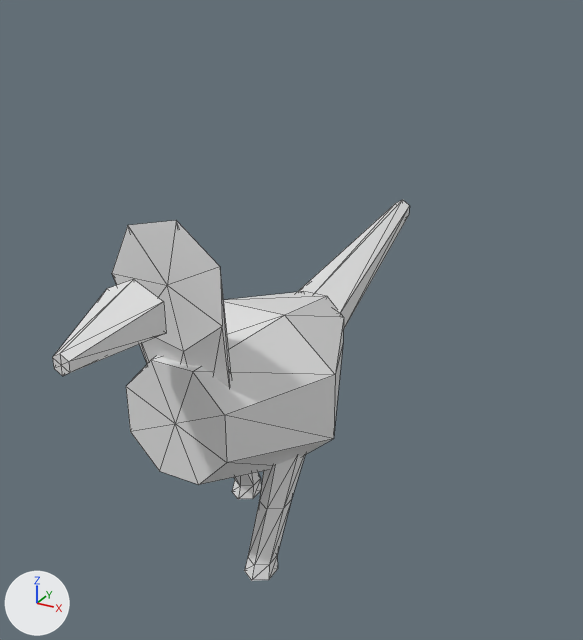
What one commit did to the OBJ model data/animals/arara/walk/6.obj.
Before and after are seen from a 50 mm lens placed at (0.527, -0.844, 0.774), pointed at (-0.007, 0.127, 0.288). The axes (+X, +Y, +Z) are drawn at lower left. The lights are the same throughout. The picture after the commit comes second. Mesh edges are drawn as thin lines. Where no turn or scale is listed for an object, it has been applied to the vertices.

The older version as bpy lines, for what is in view:
```python
me_arara_walk_6 = bpy.data.meshes.new('arara_walk_6')
me_arara_walk_6.from_pydata(...)  # 122 vertices, 220 faces; spans x -0.127..0.127, y -0.336..0.662, z 0.0..0.524
ob_arara_walk_6 = bpy.data.objects.new('arara_walk_6', me_arara_walk_6)
ob_arara_walk_6.location = (0.0, 0.0, 0.0)
```
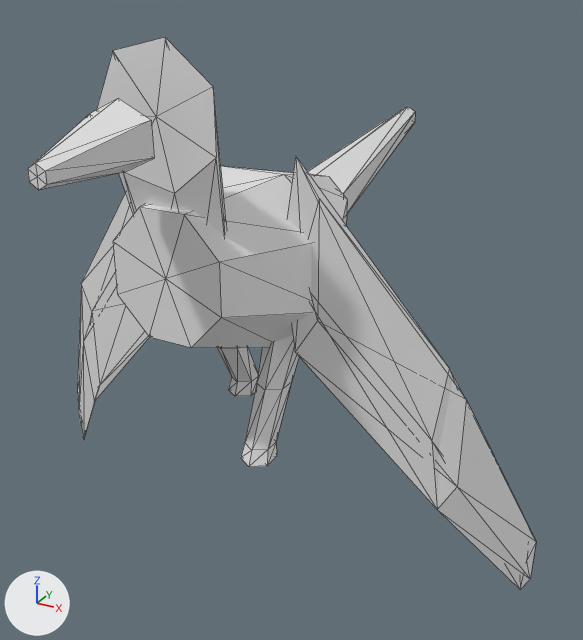
Location of each change, (x1, y1, x2, y2) in pixels of the pictures (583 x 640 px; the box of a moved part takes in the faces that stretch with it):
```json
{"object": "arara_walk_6", "change": "reshaped", "before": [53, 200, 409, 581], "after": [28, 37, 536, 590], "on screen": "43% wider, 45% taller"}
{"part": 1, "of": "me_arara_walk_6", "change": "moved or reshaped", "before": [126, 291, 344, 485], "after": [113, 166, 347, 348]}
{"part": 2, "of": "me_arara_walk_6", "change": "moved or reshaped", "before": [232, 472, 261, 499], "after": [217, 348, 258, 396]}
{"part": 3, "of": "me_arara_walk_6", "change": "moved or reshaped", "before": [244, 455, 305, 581], "after": [241, 335, 299, 467]}
{"part": 4, "of": "me_arara_walk_6", "change": "moved or reshaped", "before": [112, 220, 232, 388], "after": [97, 37, 227, 236]}
{"part": 5, "of": "me_arara_walk_6", "change": "moved or reshaped", "before": [53, 279, 166, 376], "after": [28, 98, 154, 190]}
{"part": 6, "of": "me_arara_walk_6", "change": "moved or reshaped", "before": [298, 200, 409, 328], "after": [307, 106, 415, 214]}
{"part": 7, "of": "me_arara_walk_6", "change": "added", "after": [77, 192, 150, 440]}
{"part": 8, "of": "me_arara_walk_6", "change": "added", "after": [287, 156, 536, 590]}
```

Edits to the scene script, one JSON object a line:
```json
{"block": "me_arara_walk_6", "where": "# used by ob_arara_walk_6; location = (0.0, 0.0, 0.0)"}
{"op": "remove", "block": "me_arara_walk_6", "code": "me_arara_walk_6.from_pydata(...)  # 122 vertices, 220 faces; spans x -0.127..0.127, y -0.336..0.662, z 0.0..0.524"}
{"op": "add", "block": "me_arara_walk_6", "code": "me_arara_walk_6.from_pydata(...)  # 156 vertices, 280 faces; spans x -0.398..0.396, y -0.336..0.662, z 0.0..0.709"}
{"block": "me_arara_walk_6", "change": "me_arara_walk_6 part 1: the loose piece of 26 vertices spanning x -0.127..0.127, y -0.175..0.19, z 0.124..0.356 is moved by (0.0, 0.0, 0.186)"}
{"block": "me_arara_walk_6", "change": "me_arara_walk_6 part 2: the loose piece of 26 vertices spanning x -0.082..-0.033, y -0.032..0.096, z 0.0..0.162 is moved by (0.0, 0.0, 0.186)"}
{"block": "me_arara_walk_6", "change": "me_arara_walk_6 part 3: the loose piece of 26 vertices spanning x 0.033..0.082, y -0.104..0.032, z 0.0..0.162 is moved by (0.0, 0.0, 0.186)"}
{"block": "me_arara_walk_6", "change": "me_arara_walk_6 part 4: the loose piece of 16 vertices spanning x -0.082..0.07, y -0.17..-0.137, z 0.244..0.524 is moved by (0.0, 0.0, 0.186)"}
{"block": "me_arara_walk_6", "change": "me_arara_walk_6 part 5: the loose piece of 14 vertices spanning x -0.041..0.036, y -0.336..-0.226, z 0.4..0.472 is moved by (0.0, 0.0, 0.186)"}
{"block": "me_arara_walk_6", "change": "me_arara_walk_6 part 6: the loose piece of 14 vertices spanning x -0.061..0.047, y 0.182..0.662, z 0.23..0.34 is moved by (0.0, 0.0, 0.186)"}
{"block": "me_arara_walk_6", "change": "me_arara_walk_6 part 7: a new loose piece of 17 vertices spanning x -0.398..-0.082, y -0.05..0.06, z 0.0..0.578"}
{"block": "me_arara_walk_6", "change": "me_arara_walk_6 part 8: a new loose piece of 17 vertices spanning x 0.078..0.396, y -0.051..0.06, z 0.0..0.578"}
```
